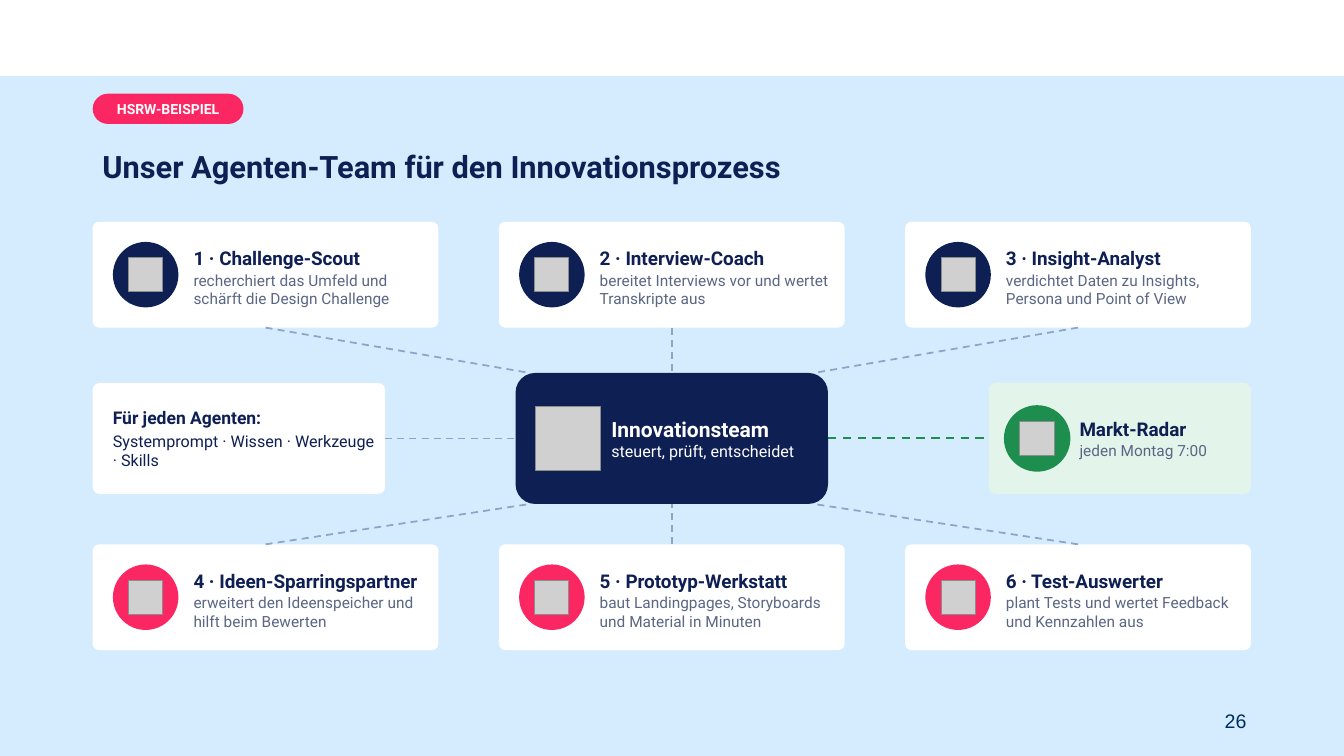
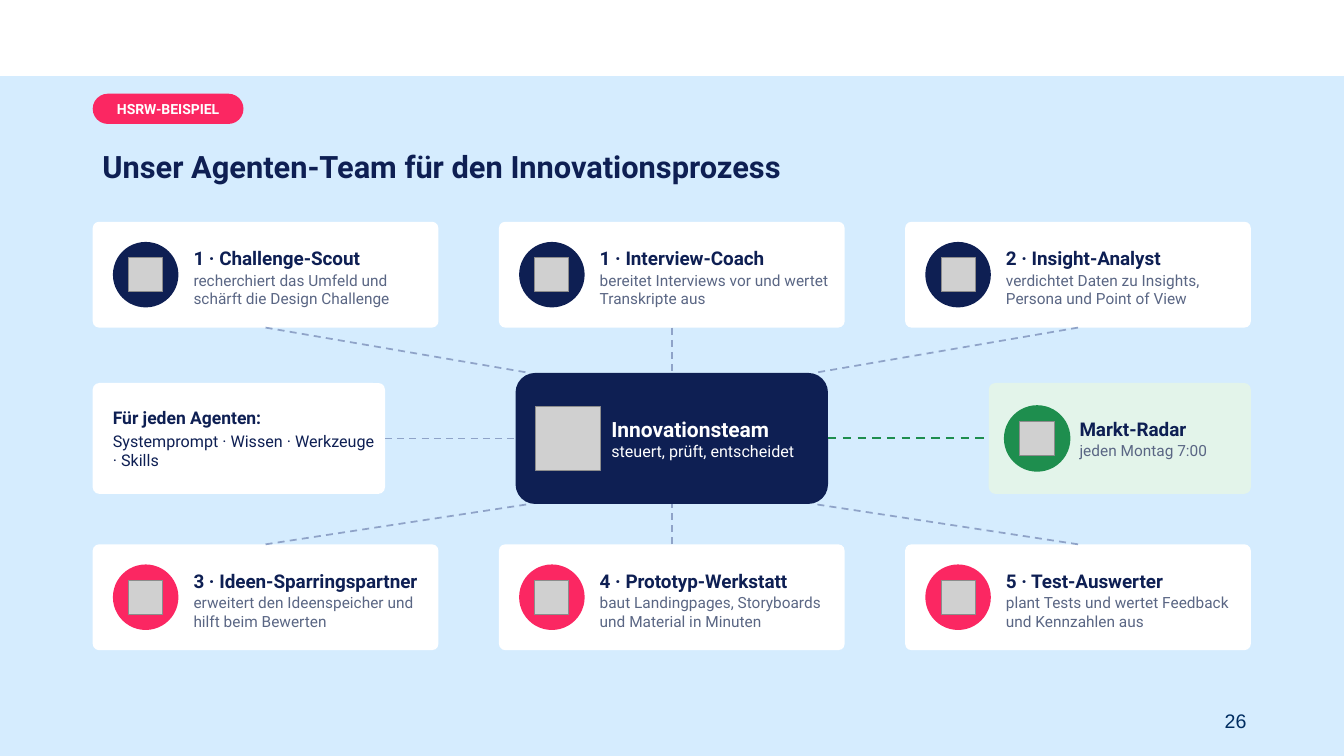
Before and after one commit to nina-nue/NKN, a slide deck: slide 26 of workshop-ki-fuer-kmu/KI-INNOVATION_Teil1_2026-11-03.pptx. Drawn at 1344x756 pixels with LibreOffice and Linux fonts; fonts in the diff are those of the drawing; grey boxes stand for pictures; background and template pictures are left out. Boxes give left, top, right and bottom in pixels: in the first picture for what was removed or moved away, otherwise in the second. Text is boxed around its words. In the diff, an @@ line names an element or a change of style, - is before the commit and + after.

```diff
--- a/workshop-ki-fuer-kmu/KI-INNOVATION_Teil1_2026-11-03.pptx
+++ b/workshop-ki-fuer-kmu/KI-INNOVATION_Teil1_2026-11-03.pptx
@@ text at (600,250,765,265): text changed @@
-2 · Interview-Coach
+1 · Interview-Coach
@@ text at (1006,250,1161,269): text changed @@
-3 · Insight-Analyst
+2 · Insight-Analyst
@@ text at (194,573,417,592): text changed @@
-4 · Ideen-Sparringspartner
+3 · Ideen-Sparringspartner
@@ text at (600,573,788,592): text changed @@
-5 · Prototyp-Werkstatt
+4 · Prototyp-Werkstatt
@@ text at (1006,574,1163,588): text changed @@
-6 · Test-Auswerter
+5 · Test-Auswerter
```
Also in this commit, not shown: 36 other slides changed, 3 other files.
